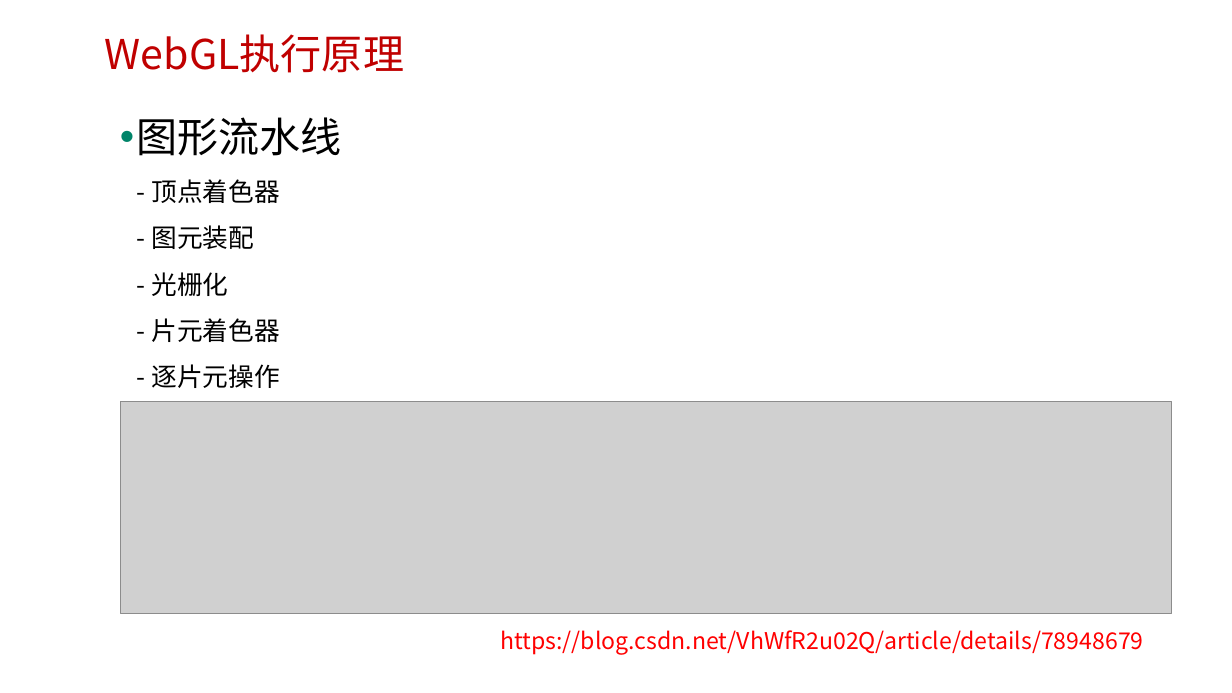
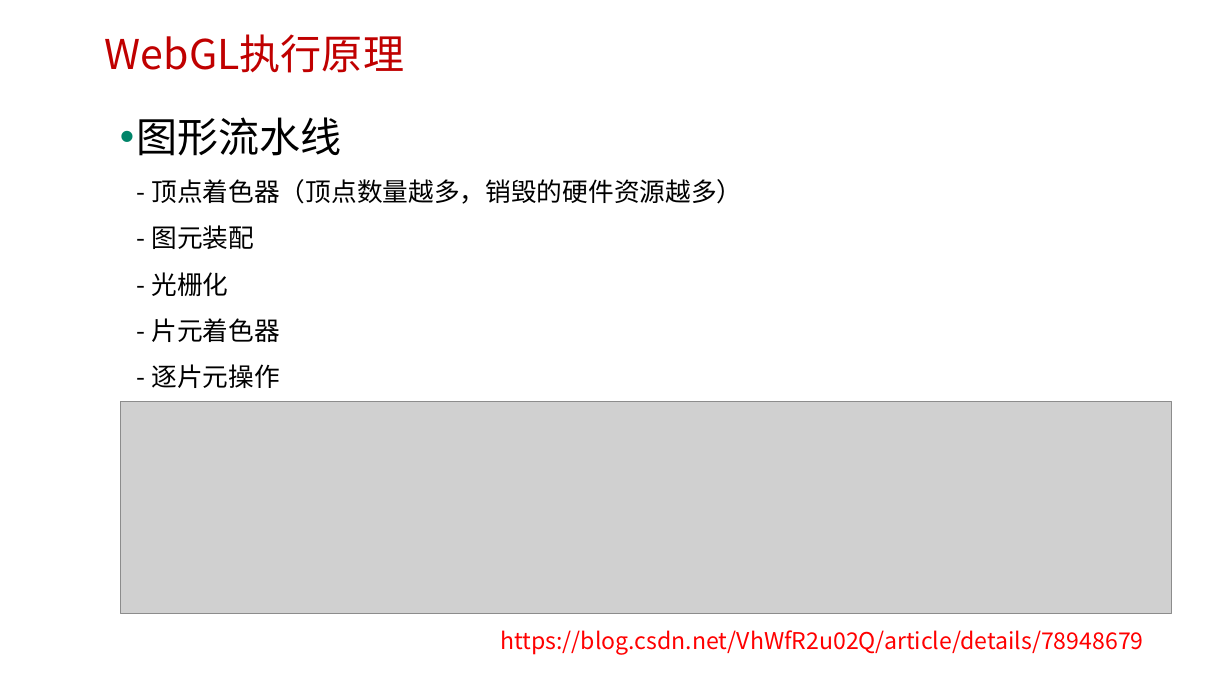
Before and after one commit to edu2act/course-H5-Animation-and-Game-Development, a slide deck: slide 19 of materials/slides/ch01.pptx (slide 18 before the commit). Drawn at 1232x693 pixels with LibreOffice and Linux fonts; fonts in the diff are those of the drawing; grey boxes stand for pictures; background and template pictures are left out. Boxes give left, top, right and bottom in pixels: in the first picture for what was removed or moved away, otherwise in the second. Text is boxed around its words. In the diff, an @@ line names an element or a change of style, - is before the commit and + after.

```diff
--- a/materials/slides/ch01.pptx
+++ b/materials/slides/ch01.pptx
@@ text at [137, 117, 742, 388]: text changed @@
-• 图形流水线
-  - 顶点着色器
-  - 图元装配
-  - 光栅化
-  - 片元着色器
-  - 逐片元操作
+• 图形流水线
+  - 顶点着色器（顶点数量越多，销毁的硬件资源越多）
+  - 图元装配
+  - 光栅化
+  - 片元着色器
+  - 逐片元操作
```
Also in this commit, not shown: 5 other slides changed, 1 slide added, 1 other file.
